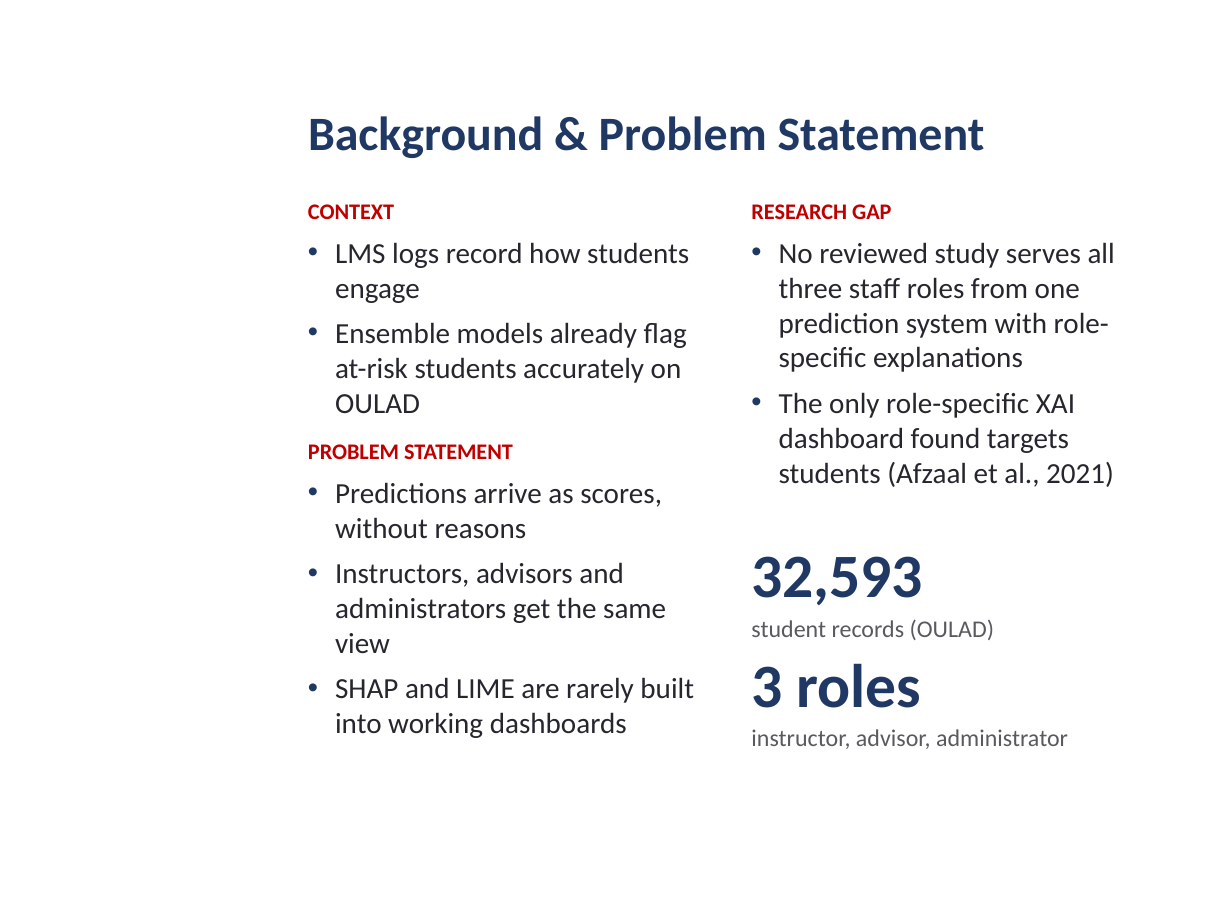
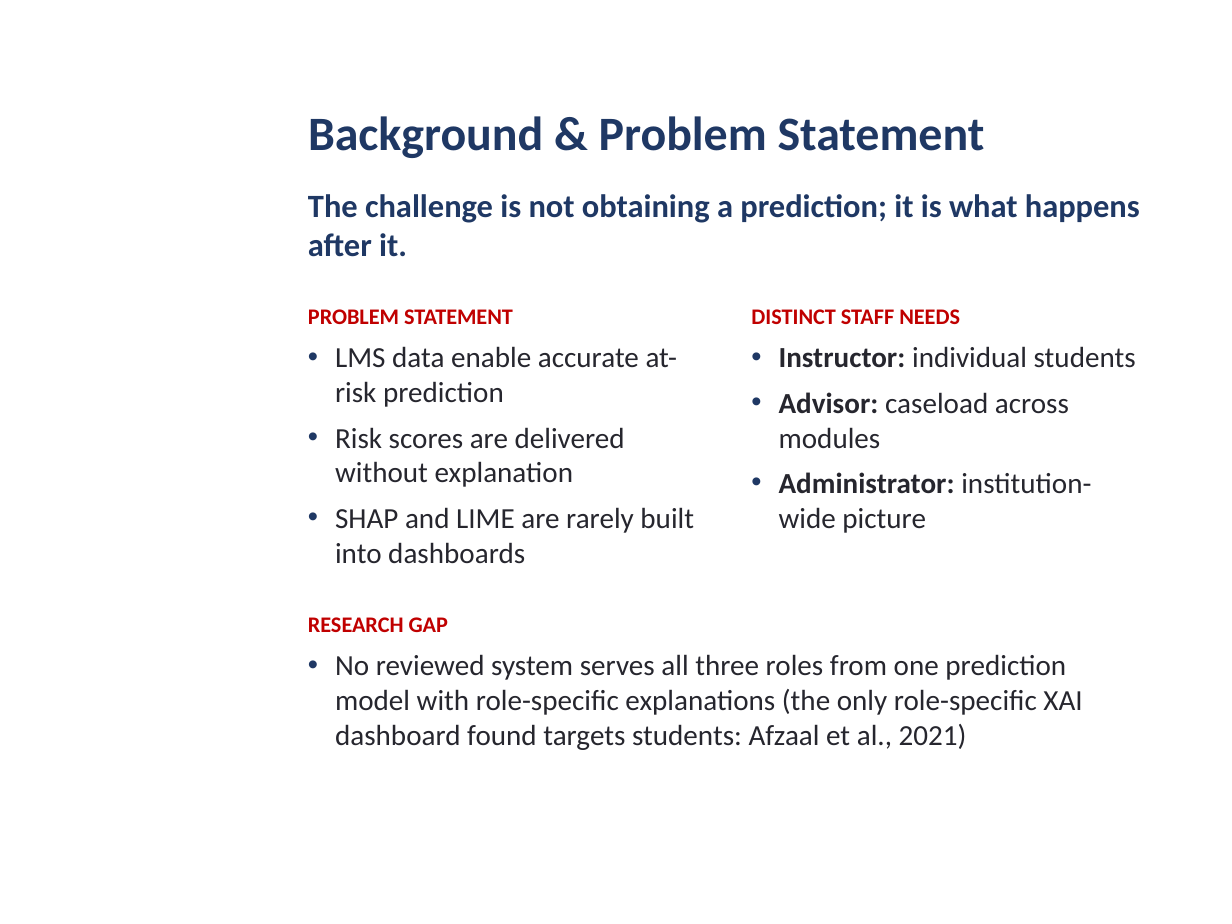
Before and after one commit to daniel-larry/python-run-result, a slide deck: slide 3 of Internal_Defense_Presentation.pptx. Drawn at 1232x924 pixels with LibreOffice and Linux fonts; fonts in the diff are those of the drawing; background and template pictures are left out. Boxes give left, top, right and bottom in pixels: in the first picture for what was removed or moved away, otherwise in the second. Text is boxed around its words. In the diff, an @@ line names an element or a change of style, - is before the commit and + after.

```diff
--- a/Internal_Defense_Presentation.pptx
+++ b/Internal_Defense_Presentation.pptx
@@ text at bbox=[308, 194, 1140, 257]: text changed; size 17 to 19 pt; text colour #26262E to #1F3864; bold on @@
-CONTEXT
-• LMS logs record how students engage
-• Ensemble models already flag at-risk students accurately on OULAD
+The challenge is not obtaining a prediction; it is what happens after it.
@@ text "PROBLEM STATEMENT": place and size @@
-text "PROBLEM STATEMENT" at bbox=[308, 444, 694, 738]
+text "PROBLEM STATEMENT" at bbox=[308, 309, 694, 564]
@@ text added at bbox=[751, 309, 1136, 533], 17 pt, text #26262E @@
+DISTINCT STAFF NEEDS
+• Instructor: individual students
+• Advisor: caseload across modules
+• Administrator: institution-wide picture
@@ text at bbox=[335, 346, 694, 564]: text changed @@
-• Predictions arrive as scores, without reasons
-• Instructors, advisors and administrators get the same view
-• SHAP and LIME are rarely built into working dashboards
+• LMS data enable accurate at-risk prediction
+• Risk scores are delivered without explanation
+• SHAP and LIME are rarely built into dashboards
@@ text removed at bbox=[751, 556, 1068, 749] @@
-32,593
-student records (OULAD)
-3 roles
-instructor, advisor, administrator
@@ text "RESEARCH GAP": place and size @@
-text "RESEARCH GAP" at bbox=[751, 204, 1115, 487]
+text "RESEARCH GAP" at bbox=[308, 617, 1082, 750]
@@ text at bbox=[335, 654, 1082, 750]: text changed @@
-• No reviewed study serves all three staff roles from one prediction system with role-specific explanations
-• The only role-specific XAI dashboard found targets students (Afzaal et al., 2021)
+• No reviewed system serves all three roles from one prediction model with role-specific explanations (the only role-specific XAI dashboard found targets students: Afzaal et al., 2021)
```
Also in this commit, not shown: 10 other slides changed.
